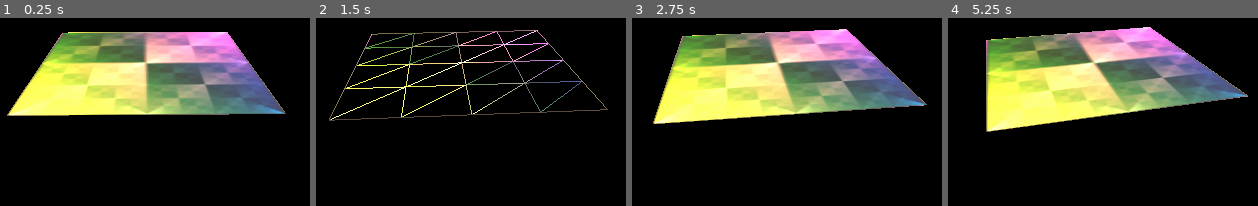
Above: before the commit, frames 1-4 (left to right).
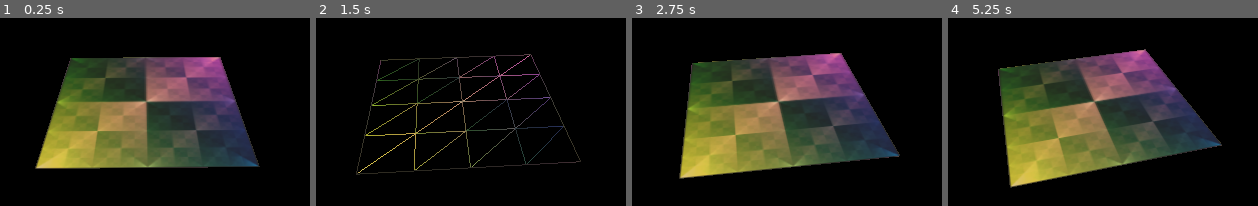
Above: after the commit, the same moments.

Repository: jinjagit/face_with_margin
Game: Godot game, scene res://Main.tscn
Two runs of this game, one before a commit and one after it. Both use one fixed random seed, a clock stepped at 60 frames per second and the inputs below.
Inputs:
- Up to frame 1 (0.25 s): no input
- Up to frame 2 (1.5 s): tap Enter at 0.5 s; hold P 0.53-1.28 s; tap P at 1.35 s
- Up to frame 3 (2.75 s): hold P from 2.03 s (still down)
- Up to frame 4 (5.25 s): release P at 2.78 s; tap P at 2.85, 4.35 s; hold P 3.53-4.28 s; hold P from 5.03 s (still down)

The runs differ from the first frame. In frame 1, 50% of the frame differs, in the area x 2-93%, y 7-81%; in frame 2, 7.2%; in frame 3, 50%; in frame 4, 50%.

Commit message:
declare vars outside of loop

Diff:
--- a/FaceWithMarginMesh.gd
+++ b/FaceWithMarginMesh.gd
@@ -23,6 +23,8 @@
 	var index_array := PoolIntArray()
 
 	var resolution := 5
+	var margin := 3
+	var width := resolution + (2 * margin)
 	var num_vertices : int = resolution * resolution
 	var num_indices : int = (resolution - 1) * (resolution -1) * 6
 
@@ -34,17 +36,24 @@
 	var tri_index : int = 0
 	var axisA := Vector3(normal.y, normal.z, normal.x)
 	var axisB : Vector3 = normal.cross(axisA)
+	var percent := Vector2(0.0, 0.0)
+	var pointOnUnitCube := Vector3(0.0, 0.0, 0.0)
+	var i : int = 0
+
 	for y in range(resolution):
 		for x in range(resolution):
-			var i : int = x + y * resolution
-			var percent := Vector2(x, y) / (resolution - 1)
-			var pointOnUnitCube : Vector3 = normal + (percent.x - 0.5) * 2.0 * axisA + (percent.y - 0.5) * 2.0 * axisB
+			#var i : int = x + y * resolution
+
+			if x >= 0 and x < resolution and y >= 0 and y < resolution:
+				percent = Vector2(x, y) / (resolution - 1)
+				pointOnUnitCube = normal + (percent.x - 0.5) * 2.0 * axisA + (percent.y - 0.5) * 2.0 * axisB
+				# Must convert integers to floats!
+				uv_array[i] = Vector2((x * 1.0) / (resolution - 1), (y * 1.0) / (resolution - 1))
 
 			#vertex_array[i] = spherize(pointOnUnitCube)
-			vertex_array[i] = pointOnUnitCube * 0.65
+			vertex_array[i] = pointOnUnitCube
 
-			# Must convert integers to floats!
-			uv_array[i] = Vector2((x * 1.0) / (resolution - 1), (y * 1.0) / (resolution - 1))
+
 
 			#if x < 3 and y == 0:
 				#vertex_array[i] = pointOnUnitCube * 0.5
@@ -58,6 +67,8 @@
 				index_array[tri_index + 4] = i + 1
 				index_array[tri_index + 3] = i + resolution + 1
 				tri_index += 6
+
+			i += 1
 
 	# Calculate normal for each triangle
 	for a in range(0, index_array.size(), 3):
@@ -74,8 +85,8 @@
 		normal_array[index_array[c]] += cross_ab_bc + cross_bc_ca + cross_ca_ab
 
 	# Normalize length of normals
-	for i in range(normal_array.size()):
-		normal_array[i] = normal_array[i].normalized()
+	for j in range(normal_array.size()):
+		normal_array[j] = normal_array[j].normalized()
 
 	arrays[Mesh.ARRAY_VERTEX] = vertex_array
 	arrays[Mesh.ARRAY_NORMAL] = normal_array
--- a/Main.tscn
+++ b/Main.tscn
@@ -6,7 +6,7 @@
 transform = Transform( 1, 0, 0, 0, 1, 0, 0, 0, 1, 0, -0.00535631, 0 )
 
 [node name="Camera" type="Camera" parent="."]
-transform = Transform( 1, 0, 0, 0, 0.832457, 0.554089, 0, -0.554089, 0.832457, 0, 1.4451, 2 )
+transform = Transform( 1, 0, 0, 0, 0.745325, 0.666702, 0, -0.666702, 0.745325, 0, 3.20662, 3.02618 )
 current = true
 
 [node name="Planet" parent="." instance=ExtResource( 1 )]
@@ -15,6 +15,6 @@
 [node name="DirectionalLight" type="DirectionalLight" parent="."]
 transform = Transform( -0.36349, 0.713042, -0.599539, -0.286135, 0.527, 0.800249, 0.886568, 0.462431, 0.0124678, -36.988, 101.295, -56.0352 )
 light_color = Color( 0.823529, 0.713726, 0.537255, 1 )
-light_energy = 5.749
+light_energy = 1.284
 light_indirect_energy = 0.0
 light_specular = 1.433
Not shown, changed: README.md
